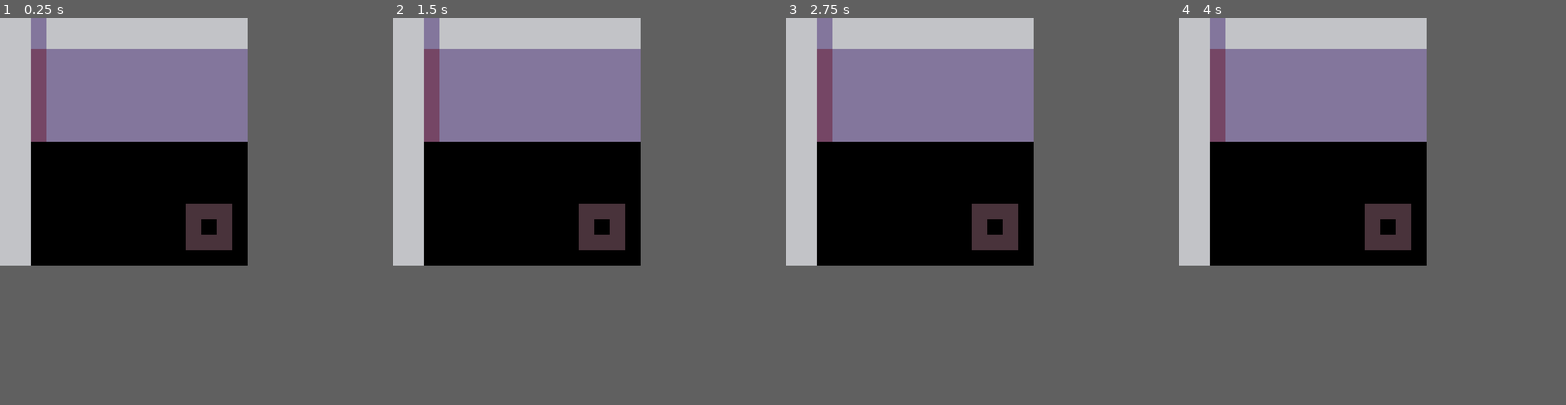
Above: before the commit, frames 1-4 (left to right).
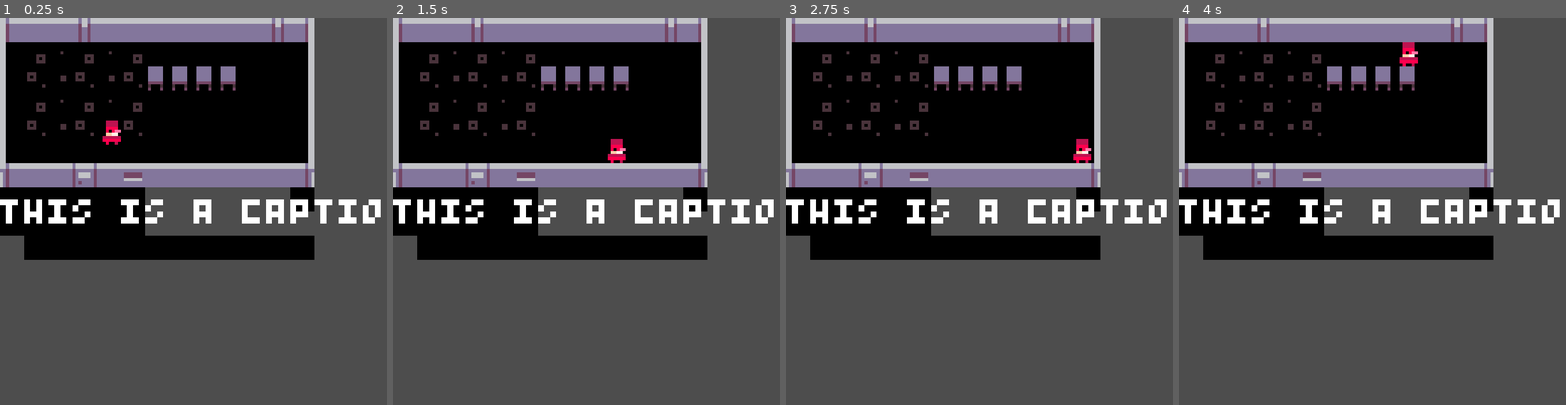
Above: after the commit, the same moments.

Repository: dwexel/global_game_jam_2026
Game: Godot game, scene res://Main.tscn
Same seed, same stepped clock (60 frames per second), same inputs: the game is played once before the commit and once after it.
Inputs:
- Up to frame 1 (0.25 s): no input
- Up to frame 2 (1.5 s): tap Enter at 0.5 s; hold D (right) 0.53-1.28 s; hold S (down) from 1.28 s (still down)
- Up to frame 3 (2.75 s): tap Space at 2 s; release S (down) at 2.03 s; hold D (right) from 2.03 s (still down)
- Up to frame 4 (4 s): release D (right) at 2.78 s; hold W (up) 2.78-3.53 s; hold A (left) from 3.53 s (still down)
In our replay, the window is 512x512 before the commit and 800x800 after it. These sizes can differ from the game's own. Grey fills any space a smaller window leaves; there, only what the larger window draws over its background counts as a difference.

The runs differ from the first frame. In frame 1, 39% of the frame differs, in the area x 0-99%, y 0-64%; in frame 2, 40%; in frame 3, 39%; in frame 4, 39%.

Commit message:
screen size update

Diff:
--- a/Main.tscn
+++ b/Main.tscn
@@ -154,8 +154,8 @@
 collision_mask = 3
 
 [node name="Label" type="Label" parent="." unique_id=1050797892]
-offset_top = -10.0
+offset_top = 58.0
 offset_right = 136.0
-offset_bottom = 10.0
+offset_bottom = 78.0
 text = "this is a caption"
 label_settings = SubResource("LabelSettings_r0du0")
--- a/project.godot
+++ b/project.godot
@@ -21,8 +21,8 @@
 
 [display]
 
-window/size/viewport_width=128
-window/size/viewport_height=128
+window/size/viewport_width=1024
+window/size/viewport_height=1024
 window/stretch/mode="viewport"
 window/stretch/scale=8.0
 window/stretch/scale_mode="integer"
